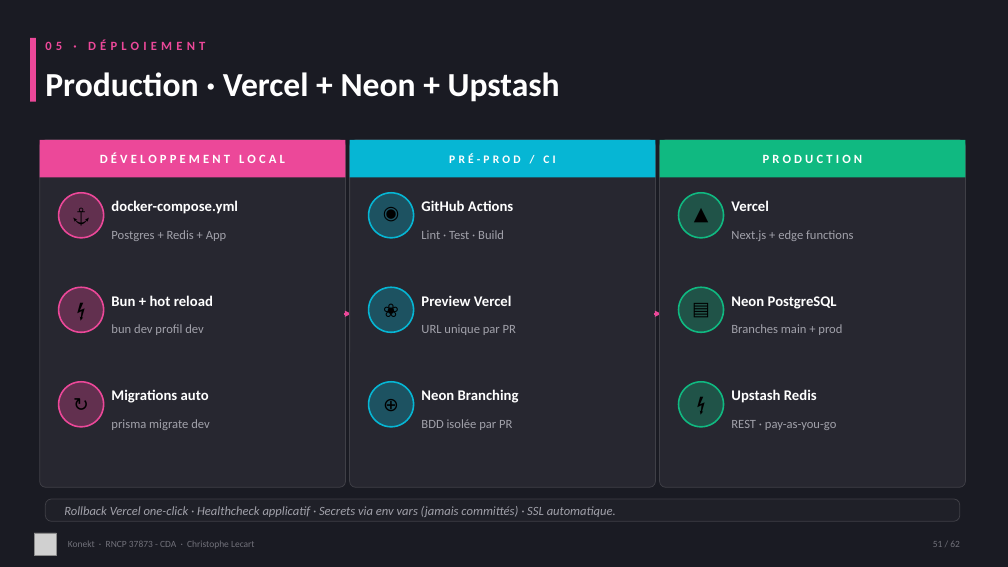
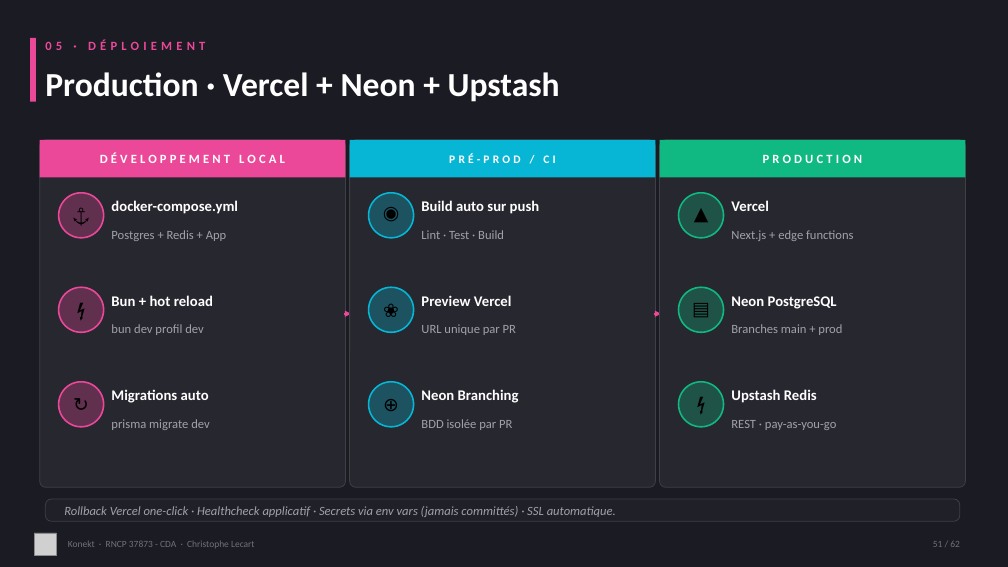
Before and after one commit to CLecart/social-network, a slide deck: slide 51 of dossier-certification/00-presentation/Konekt_RNCP_37873_Support_Visuel.pptx. Drawn at 1008x567 pixels with LibreOffice and Linux fonts; fonts in the diff are those of the drawing; grey boxes stand for pictures. Boxes give left, top, right and bottom in pixels: in the first picture for what was removed or moved away, otherwise in the second. Text is boxed around its words. In the diff, an @@ line names an element or a change of style, - is before the commit and + after.

```diff
--- a/dossier-certification/00-presentation/Konekt_RNCP_37873_Support_Visuel.pptx
+++ b/dossier-certification/00-presentation/Konekt_RNCP_37873_Support_Visuel.pptx
@@ text at <box>421,200,540,214</box>: text changed @@
-GitHub Actions
+Build auto sur push
```
Also in this commit, not shown: 9 other slides changed, 1 slide added, 1 slide removed.
